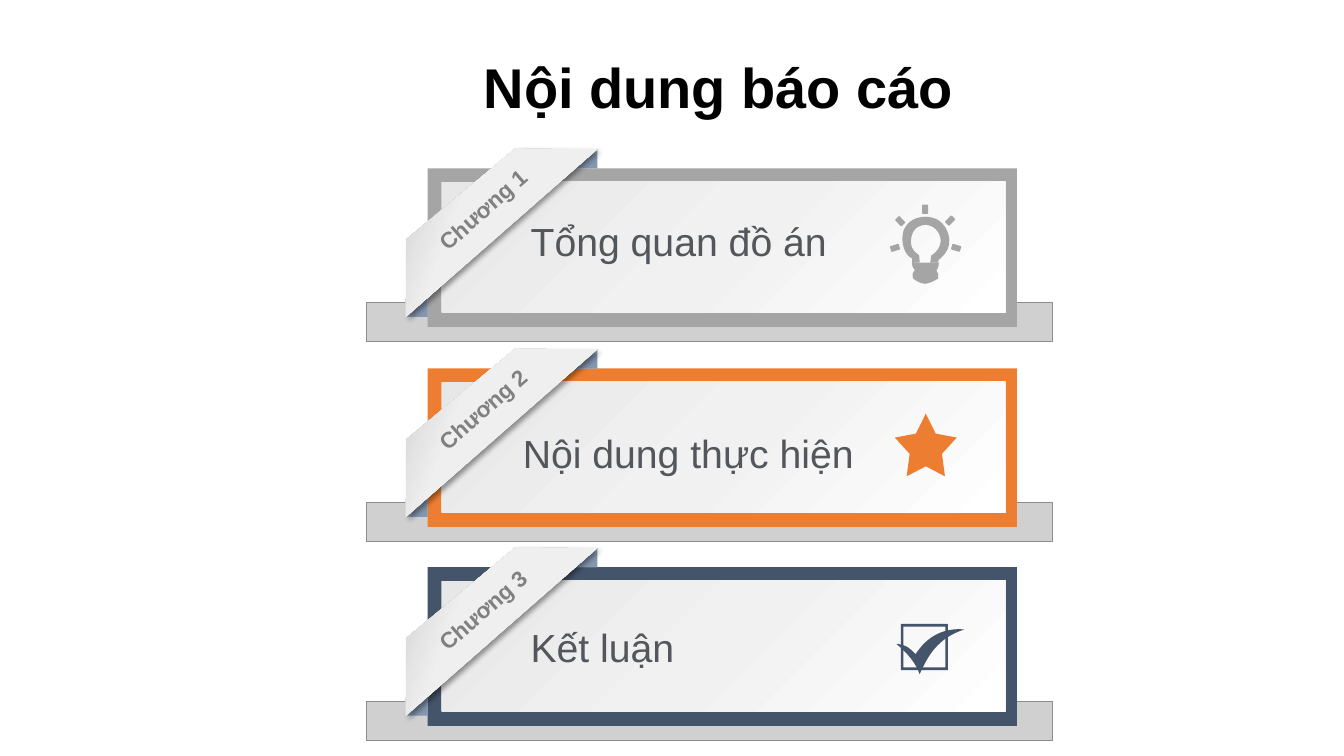
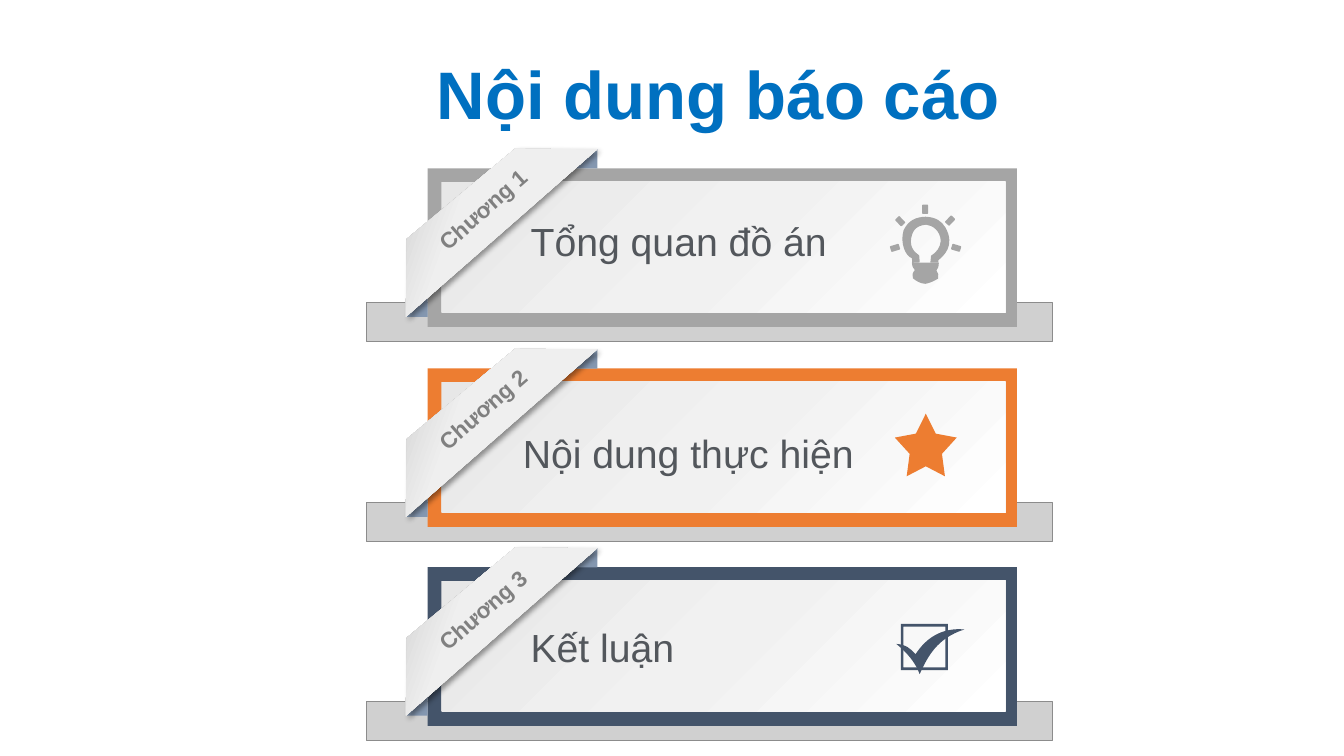
Before and after one commit to AlvinDMartin/Dat-Phuc-Doan1-GameXepHinh, a slide deck: slide 2 of Documents/Slide Bao Cao.pptx. Drawn at 1344x756 pixels with LibreOffice and Linux fonts; fonts in the diff are those of the drawing; grey boxes stand for pictures. Boxes give left, top, right and bottom in pixels: in the first picture for what was removed or moved away, otherwise in the second. Text is boxed around its words. In the diff, an @@ line names an element or a change of style, - is before the commit and + after.

```diff
--- a/Documents/Slide Bao Cao.pptx
+++ b/Documents/Slide Bao Cao.pptx
@@ text "Nội dung báo cáo" at <box>437,69,1000,132</box>: size 40 to 48 pt, text colour #000000 to #0070C0 @@
```
Also in this commit, not shown: 13 other slides changed, 5 slides added, 3 slides removed.
